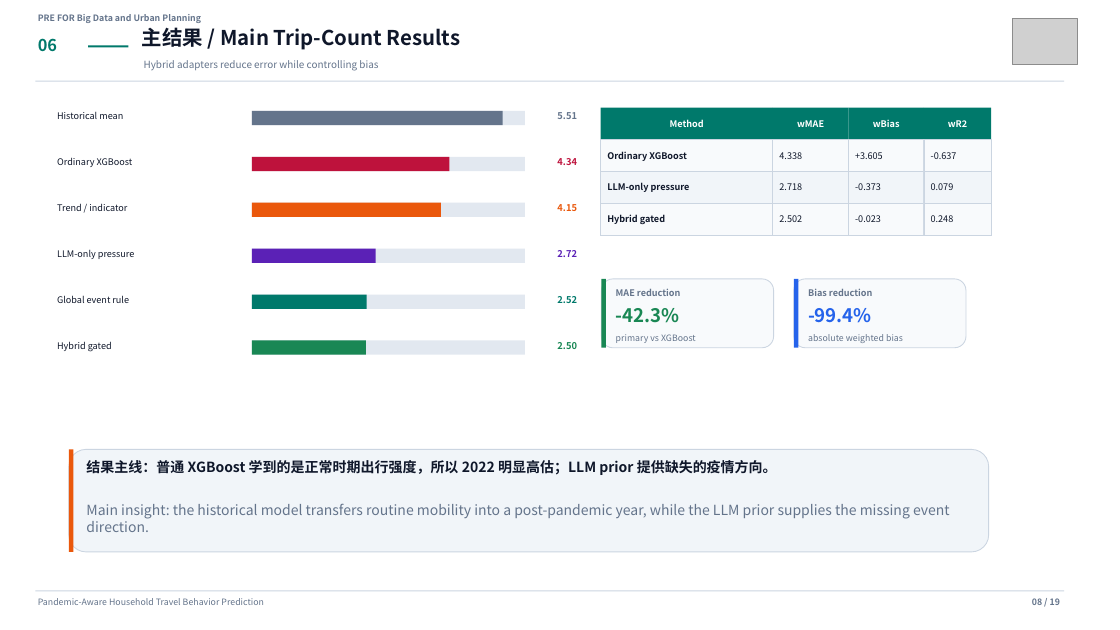
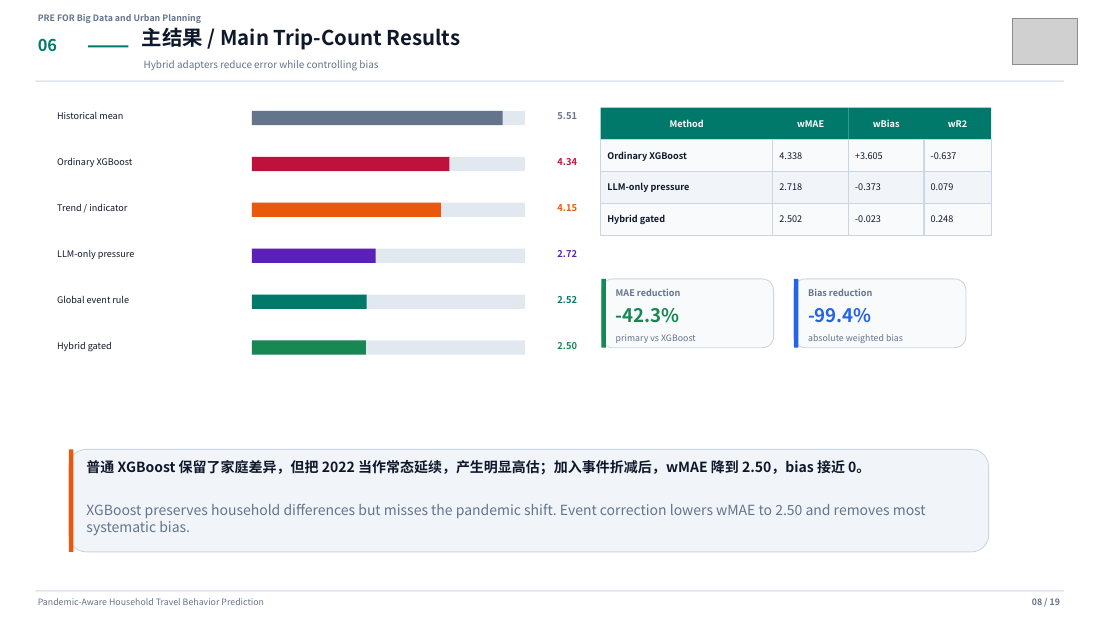
Before and after one commit to Lrving-code/NHTS-Travel-Prediction, a slide deck: slide 8 of outputs/final_project/NHTS_Travel_Behavior_Template_Presentation.pptx. Drawn at 1120x630 pixels with LibreOffice and Linux fonts; fonts in the diff are those of the drawing; grey boxes stand for pictures. Boxes give left, top, right and bottom in pixels: in the first picture for what was removed or moved away, otherwise in the second. Text is boxed around its words. In the diff, an @@ line names an element or a change of style, - is before the commit and + after.

Commit message:
docs(presentation): clarify llm correction story

```diff
--- a/outputs/final_project/NHTS_Travel_Behavior_Template_Presentation.pptx
+++ b/outputs/final_project/NHTS_Travel_Behavior_Template_Presentation.pptx
@@ text at (86, 458, 870, 476): text changed @@
-结果主线：普通 XGBoost 学到的是正常时期出行强度，所以 2022 明显高估；LLM prior 提供缺失的疫情方向。
+普通 XGBoost 保留了家庭差异，但把 2022 当作常态延续，产生明显高估；加入事件折减后，wMAE 降到 2.50，bias 接近 0。
@@ text at (86, 504, 926, 535): text changed @@
-Main insight: the historical model transfers routine mobility into a post-pandemic year, while the LLM prior supplies the missing event direction.
+XGBoost preserves household differences but misses the pandemic shift. Event correction lowers wMAE to 2.50 and removes most systematic bias.
```
Also in this commit, not shown: 12 other slides changed, 2 slides added, 2 slides removed, 21 other files.
